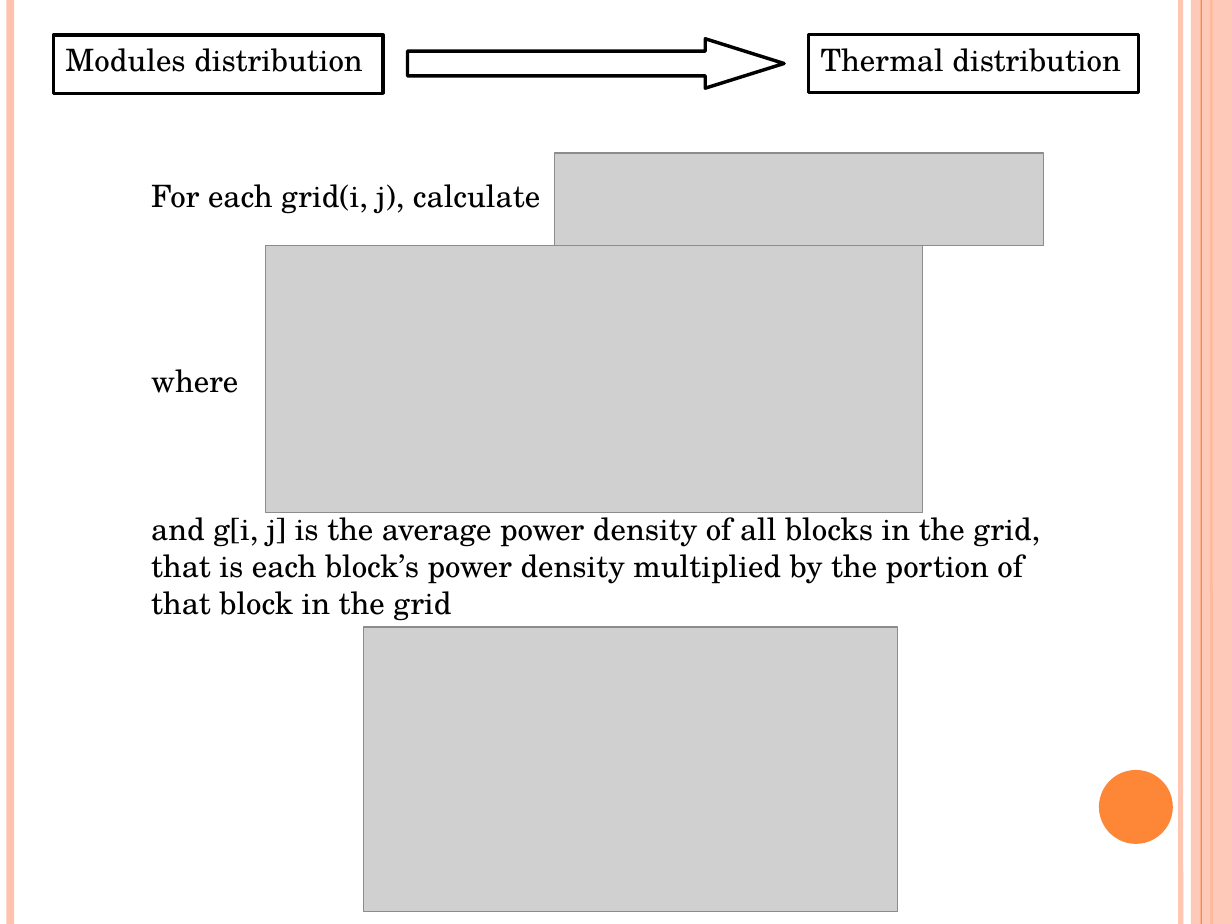
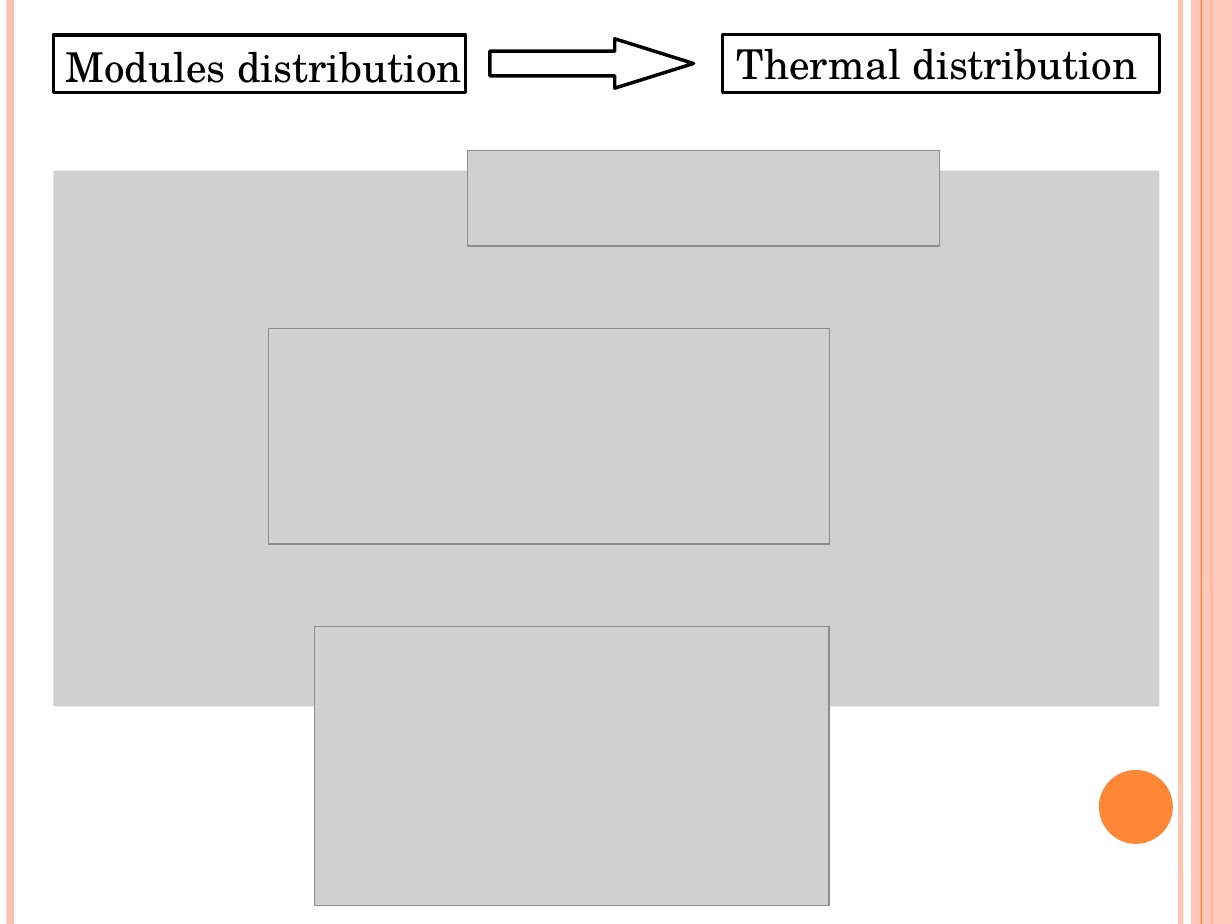
Before and after one commit to marcusgao94/TPL, a slide deck: slide 12 of TPL.pptx (slide 16 before the commit). Drawn at 1232x924 pixels with LibreOffice and Linux fonts; fonts in the diff are those of the drawing; grey boxes stand for pictures. Boxes give left, top, right and bottom in pixels: in the first picture for what was removed or moved away, otherwise in the second. Text is boxed around its words. In the diff, an @@ line names an element or a change of style, - is before the commit and + after.

```diff
--- a/TPL.pptx
+++ b/TPL.pptx
@@ text "Modules distribution" at (65, 51, 462, 94): size 18 to 24 pt @@
@@ rectangle: place and size @@
-rectangle at (53, 36, 383, 94)
+rectangle at (53, 36, 466, 94)
@@ down arrow: place and size @@
-down arrow at (408, 39, 785, 89)
+down arrow at (490, 39, 693, 88)
@@ rectangle: place and size @@
-rectangle at (808, 34, 1138, 92)
+rectangle at (723, 34, 1159, 92)
@@ text "Thermal distribution" at (737, 48, 1137, 80): size 18 to 24 pt @@
@@ text "Thermal distribution": place and size @@
-text "Thermal distribution" at (821, 48, 1121, 72)
+text "Thermal distribution" at (737, 48, 1137, 80)
@@ picture added at (53, 170, 1159, 706) @@
@@ picture: place and size @@
-picture at (554, 153, 1044, 245)
+picture at (468, 150, 940, 246)
@@ text removed at (151, 184, 1040, 621) @@
-For each grid(i, j), calculate
-where
-and g[i, j] is the average power density of all blocks in the grid, that is each block’s power density multiplied by the portion of that block in the grid
@@ picture: place and size @@
-picture at (265, 245, 922, 513)
+picture at (269, 329, 829, 545)
@@ picture: place and size @@
-picture at (363, 627, 897, 912)
+picture at (315, 626, 829, 906)
```
Also in this commit, not shown: 4 other slides changed, 2 slides added, 4 slides removed.
